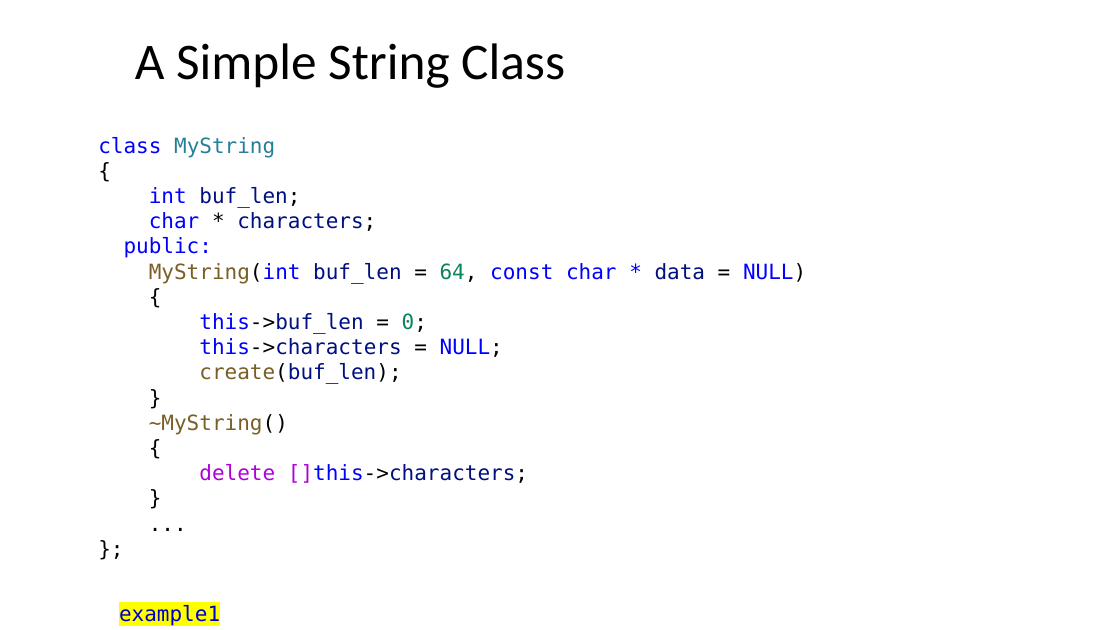
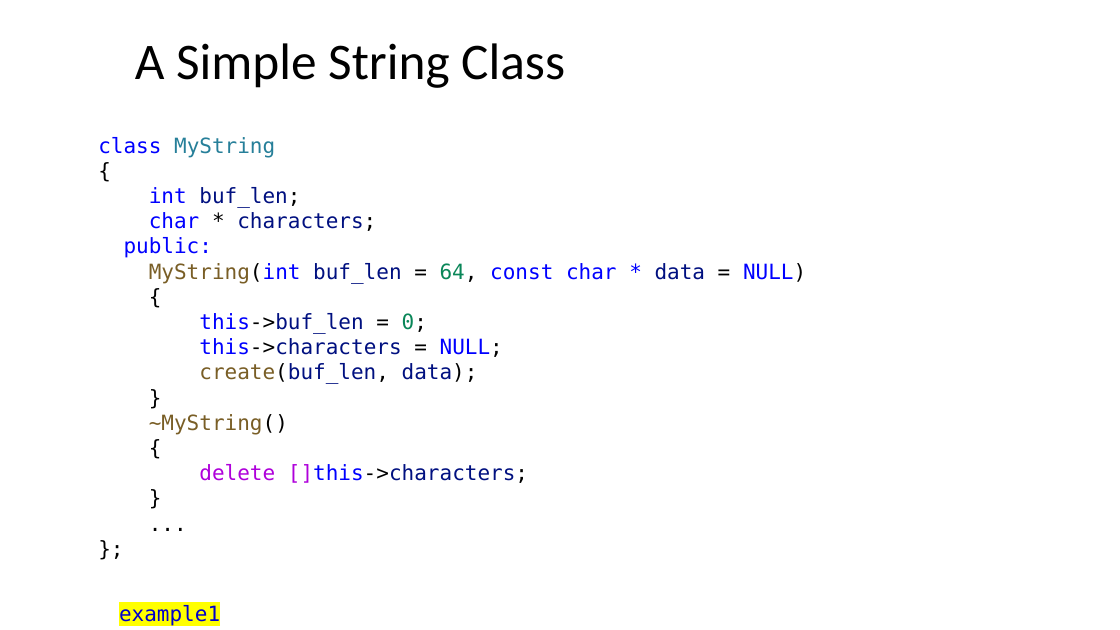
Before and after one commit to dayekuaipao/CPPLearning, a slide deck: slide 8 of week11/Lecture11.pptx. Drawn at 1120x630 pixels with LibreOffice and Linux fonts; fonts in the diff are those of the drawing; background and template pictures are left out. Boxes give left, top, right and bottom in pixels: in the first picture for what was removed or moved away, otherwise in the second. Text is boxed around its words. In the diff, an @@ line names an element or a change of style, - is before the commit and + after.

```diff
--- a/week11/Lecture11.pptx
+++ b/week11/Lecture11.pptx
@@ text at <box>199,363,478,384</box>: text changed @@
-create(buf_len);
+create(buf_len, data);
```
Also in this commit, not shown: 7 other slides changed, 3 other files.
